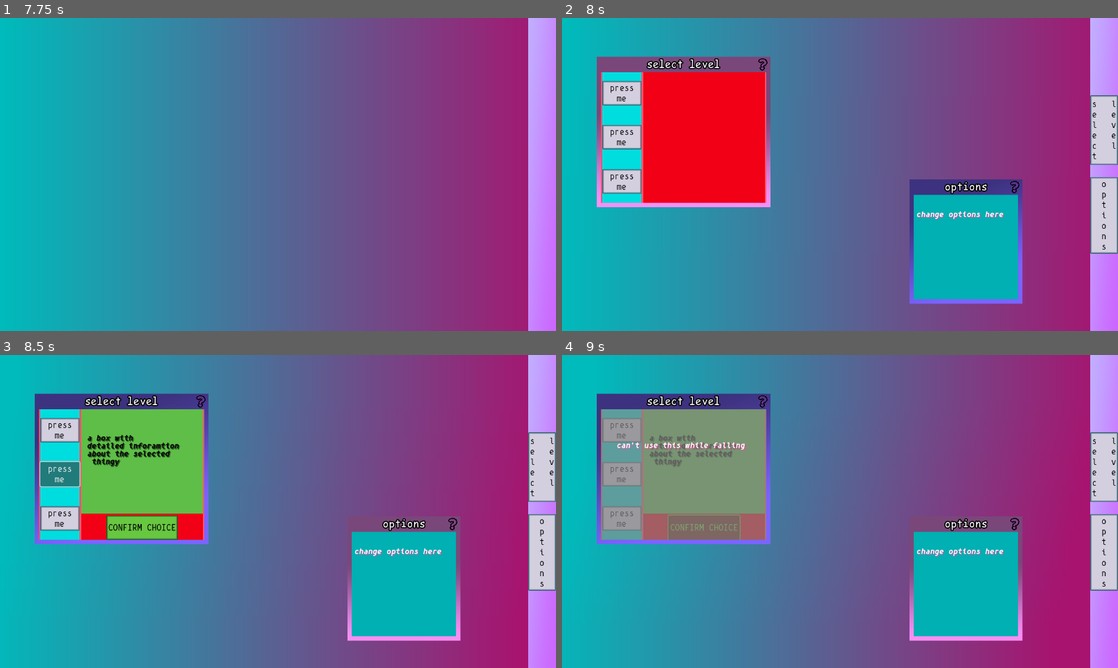
Above: before the commit, frames 1-4 (two rows, left to right).
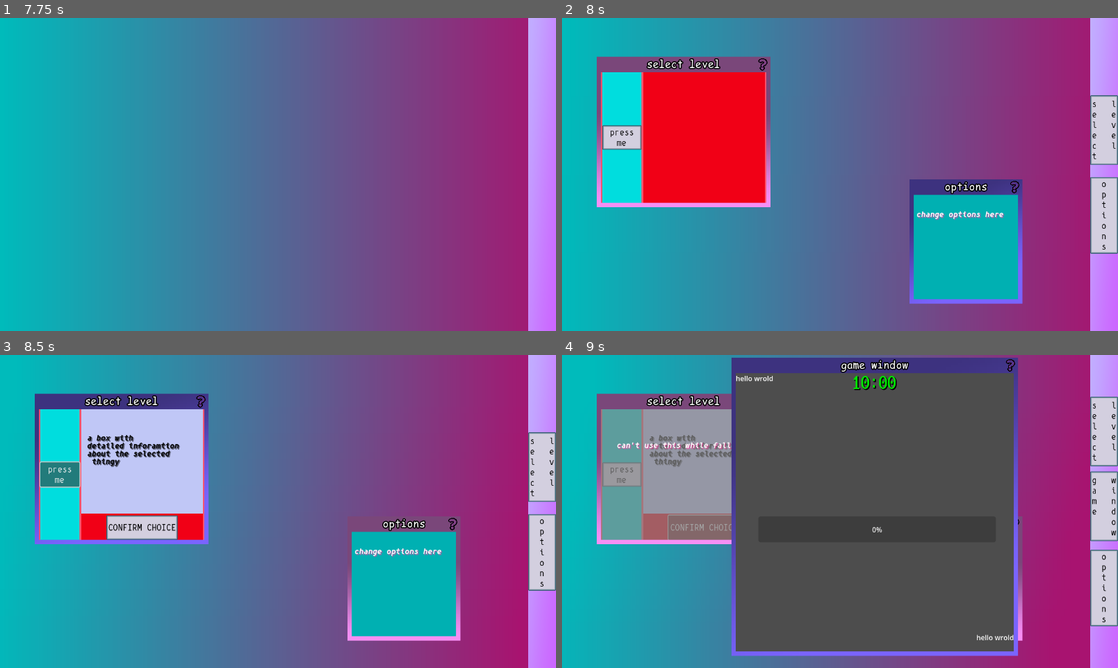
Above: after the commit, the same moments.

Repository: ktosox/GWJ77-Metamorphosis
Game: Godot game, scene res://game.tscn
Two runs of this game, one before a commit and one after it. Both use one fixed random seed, a clock stepped at 60 frames per second and the inputs below.
Inputs (mouse positions are in pixels of both pictures, inside the frame that each line leads up to):
- Up to frame 1 (7.75 s): tap Enter (ui_accept) at 0.5, 0.77, 1.52, 3.02, 3.77, 4.52, 5, 5.75, 6.02, 6.5, 6.77, 7.52 s; move the mouse to (400, 158) at 0.52 s; press the mouse at (400, 158) at 0.53 s; hold D (Move_Right) 0.53-1.28 s; move the mouse to (166, 190) at 1.27 s; release the mouse at (166, 190) at 1.28 s; hold S (Move_Down) 1.28-2.03 s; right-click (166, 190) at 1.35 s; move the mouse to (333, 105) at 2.02 s; press the mouse at (333, 105) at 2.03 s; hold D (Move_Right) 2.03-2.78 s; move the mouse to (250, 237) at 2.77 s; release the mouse at (250, 237) at 2.78 s; hold W (Move_Up) 2.78-3.53 s; right-click (250, 237) at 2.85 s; click (250, 237) at 2.92 s; move the mouse to (444, 221) at 3.52 s; press the mouse at (444, 221) at 3.53 s; hold A (Move_Left) 3.53-5.03 s; move the mouse to (111, 127) at 4.27 s; release the mouse at (111, 127) at 4.28 s; right-click (111, 127) at 4.35 s; move the mouse to (305, 174) at 5.02 s; press the mouse at (305, 174) at 5.03 s; hold S (Move_Down) 5.03-5.78 s; move the mouse to (194, 96) at 5.77 s; release the mouse at (194, 96) at 5.78 s; hold D (Move_Right) 5.78-6.53 s; right-click (194, 96) at 5.85 s; move the mouse to (400, 158) at 6.52 s; press the mouse at (400, 158) at 6.53 s; hold W (Move_Up) 6.53-7.28 s; move the mouse to (166, 190) at 7.27 s; release the mouse at (166, 190) at 7.28 s; hold D (Move_Right) from 7.28 s (still down); right-click (166, 190) at 7.35 s; click (166, 190) at 7.42 s
- Up to frame 2 (8 s): keep holding D (Move_Right)
- Up to frame 3 (8.5 s): release D (Move_Right) at 8 s; click "press me" at 8 s
- Up to frame 4 (9 s): click "CONFIRM CHOICE" at 8.75 s

Frame 1 is identical in both runs. In frame 2, 1.3% of the frame differs, in the area x 7-15%, y 20-57%; in frame 3, 9.3%; in frame 4, 59%, in the area x 6-100%, y 0-97%.
Error after the commit: Invalid call. Nonexistent 'Vector3' constructor. (res://level/level_builder.gd:105)

Commit message:
changed level creation from segemnt count to desired length

Diff:
--- a/Game/game.gd
+++ b/Game/game.gd
@@ -7,24 +7,6 @@
 func _ready() -> void:
 	pass # Replace with function body.
 
-# NEED TO MOVE IT INTO _on_path_selection_screen_create_new_level
-func test_load_level(level_number : int):
-	if current_game_level!=null:
-		current_game_level.queue_free()
-
-	var new_level = load("res://level/level_builder.tscn").instantiate()
-	$GameWindow/CenterContainer.visible = false
-	#add funy things to new_level based on a level_number match HERE
-	current_game_level = new_level
-	#knobs to turn here: @export_range(1,3) var world (from 1 to 3), @export var segment_count = 6 (how long should the fall be?), @export var feature_list : Array (bonus things to add)
-	new_level.world = level_number
-	new_level.segment_count = 3+level_number
-	$GameWindow.add_child(new_level)
-	$GameWindow.visible = true
-	$GameWindow.grab_focus()
-	if !$PanelTexture/Layout/GameWindowButton.visible:
-		$PanelTexture/Layout/GameWindowButton.visible = true
-	pass
 
 
 # SPECILA TEST BUTTONS
@@ -79,5 +61,21 @@
 
 func _on_path_selection_screen_create_new_level(level_data: LevelData) -> void:
 	GM.emit_signal("falling_started")
+	if current_game_level!=null:
+		current_game_level.queue_free()
+
+	var new_level = load("res://level/level_builder.tscn").instantiate()
+	#add funy things to new_level based on a level_number match HERE
+	current_game_level = new_level
+	#knobs to turn here: @export_range(1,3) var world (from 1 to 3), @export var segment_count = 6 (how long should the fall be?), @export var feature_list : Array (bonus things to add)
+	new_level.world = level_data.world
+	new_level.desired_length = level_data.desired_length
+	$GameWindow.add_child(new_level)
+	$GameWindow.visible = true
+	$GameWindow.grab_focus()
+
+	$GameWindow/CenterContainer.visible = false
+	if !$PanelTexture/Layout/GameWindowButton.visible:
+		$PanelTexture/Layout/GameWindowButton.visible = true
 	# code for passing on level creation data to $GameWindow goes here
 	pass # Replace with function body.
--- a/Game/level/level_builder.gd
+++ b/Game/level/level_builder.gd
@@ -2,7 +2,7 @@
 
 @export_range(1,3) var world = 3
 
-@export var segment_count = 4
+@export var desired_length = 120
 
 @export var feature_list : Array
 
@@ -69,9 +69,9 @@
 	$Overlay/TimeShower.set_process(true)
 
 func create_segments() -> void:
-	assert(segment_count > 0)
+
 	var segment_offset = 0
-	for S in segment_count: # make each segemnt and add it to $SegmentsGoHere
+	while _total_length < desired_length:
 		var new_segment
 		match randi()%2:
 			0:
@@ -85,12 +85,12 @@
 
 		segment_offset -= new_segment.get_meta("length")
 
-
+		_total_length = abs(segment_offset)
 		pass
 
 
 
-	_total_length = abs(segment_offset)
+
 
 
 
--- a/Game/level/level_builder.tscn
+++ b/Game/level/level_builder.tscn
@@ -14,8 +14,8 @@
 
 [node name="LevelBuilder" type="Node3D"]
 script = ExtResource("1_qv3op")
-world = 2
-segment_count = 6
+world = 1
+desired_length = 60
 data = SubResource("Resource_qxlsf")
 
 [node name="PlayerSpawnPoint" type="Marker3D" parent="."]
--- a/Game/path_mechanic/path_selection_screen.gd
+++ b/Game/path_mechanic/path_selection_screen.gd
@@ -15,7 +15,8 @@
 	GM.connect("falling_ended",Callable(self,"end_lock_out"))
 	GM.connect("falling_started",Callable(self,"start_lock_out"))
 
-	generate_new_paths()
+	$Layout/ColorRect/PathSelectionButtonsGoHere/Button.connect("linked_path_requested",Callable(self,"show_this_path"))
+	$Layout/PathGoHere/PathDeatils.connect("level_selection_confirmed",Callable(self,"confirm_path_selection"))
 	pass # Replace with function body.
 
 func generate_new_paths() -> void:
@@ -29,13 +30,15 @@
 func create_page(level_data : LevelData) -> void:
 	var new_page = path_details_scene.instantiate() as Control
 	paths_go_here.add_child(new_page)
+	var random_color = Color(randf()*1.8,randf()*1.8,randf()*1.8)
 	new_page.level_data = level_data
-	new_page.modulate = Color(randf(),randf(),randf())
+	new_page.modulate = random_color
 	new_page.visible = false
 	new_page.connect("level_selection_confirmed",Callable(self,"confirm_path_selection"))
 	var new_button = path_button_scene.instantiate()
 	buttons_go_here.add_child(new_button)
 	new_button.linked_path = new_page
+	new_button.modulate = random_color
 	new_button.connect("linked_path_requested",Callable(self,"show_this_path"))
 	pass
 
--- a/Game/path_mechanic/path_selection_screen.tscn
+++ b/Game/path_mechanic/path_selection_screen.tscn
@@ -1,9 +1,16 @@
-[gd_scene load_steps=5 format=3 uid="uid://bg8jt5dej20l1"]
+[gd_scene load_steps=7 format=3 uid="uid://bg8jt5dej20l1"]
 
 [ext_resource type="Theme" uid="uid://dbotcsipmht72" path="res://interface/main_theme.tres" id="1_aqpr0"]
 [ext_resource type="Script" path="res://path_mechanic/path_selection_screen.gd" id="1_pisuv"]
 [ext_resource type="PackedScene" uid="uid://dsqnp0dc0toww" path="res://path_mechanic/path_deatils.tscn" id="3_0n3wb"]
 [ext_resource type="PackedScene" uid="uid://x5uoriat7akg" path="res://path_mechanic/path_button.tscn" id="3_klco7"]
+[ext_resource type="Script" path="res://level/level_data.gd" id="5_48xt1"]
+
+[sub_resource type="Resource" id="Resource_hbx62"]
+script = ExtResource("5_48xt1")
+world = 3
+desired_length = 0
+features = Array[PackedScene]([])
 
 [node name="PathSelectionScreen" type="ColorRect"]
 offset_right = 380.0
@@ -35,9 +42,9 @@
 offset_bottom = 300.0
 alignment = 1
 
-[node name="Button" parent="Layout/ColorRect/PathSelectionButtonsGoHere" instance=ExtResource("3_klco7")]
-visible = false
+[node name="Button" parent="Layout/ColorRect/PathSelectionButtonsGoHere" node_paths=PackedStringArray("linked_path") instance=ExtResource("3_klco7")]
 layout_mode = 2
+linked_path = NodePath("../../../PathGoHere/PathDeatils")
 
 [node name="PathGoHere" type="ColorRect" parent="Layout"]
 custom_minimum_size = Vector2(280, 0)
@@ -49,6 +56,7 @@
 layout_mode = 1
 offset_right = 0.0
 offset_bottom = 0.0
+level_data = SubResource("Resource_hbx62")
 
 [node name="LockOutScreen" type="ColorRect" parent="."]
 visible = false
